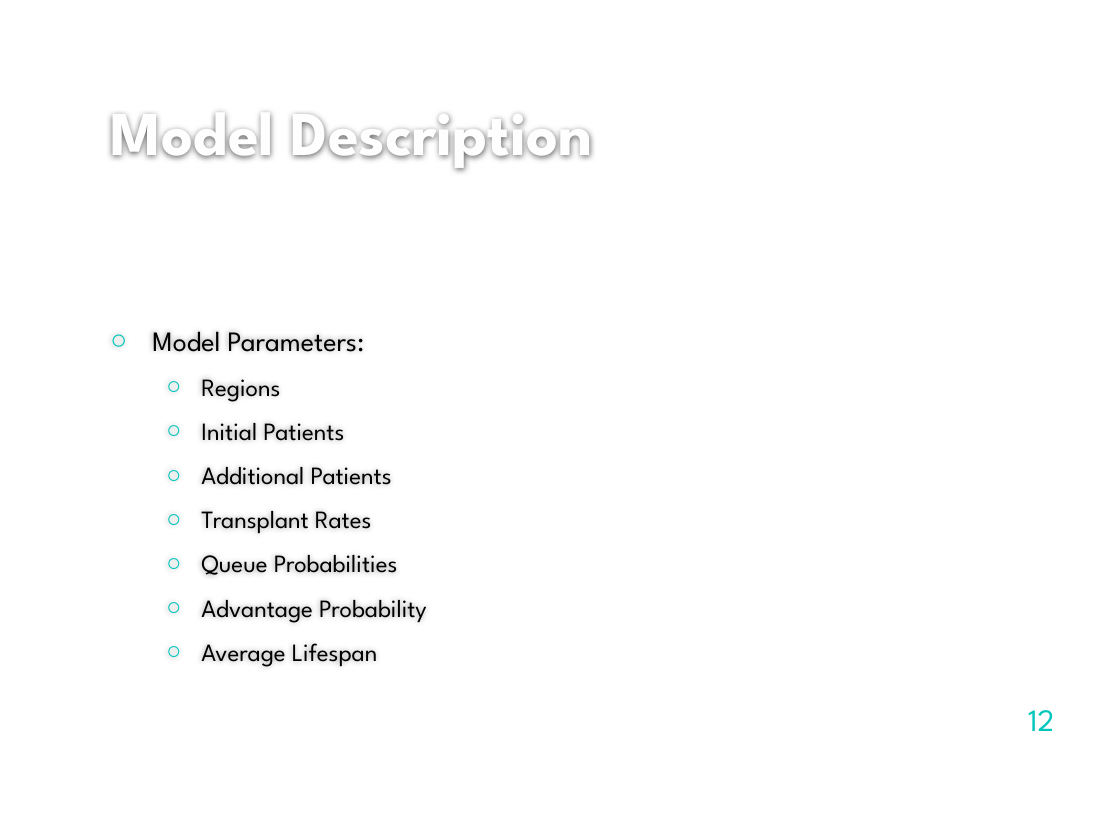
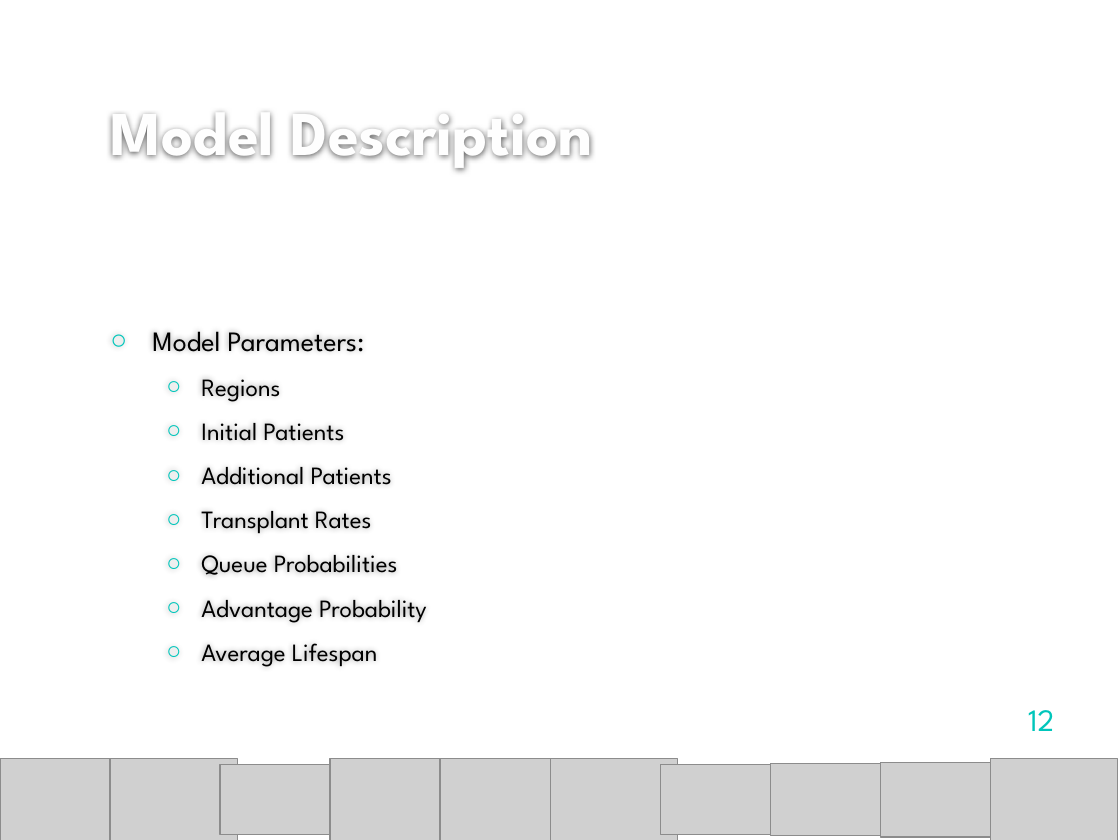
Before and after one commit to ceharvs/waitinglist, a slide deck: slide 12 of Harvey_Presentation.pptx. Drawn at 1120x840 pixels with LibreOffice and Linux fonts; fonts in the diff are those of the drawing; grey boxes stand for pictures; background and template pictures are left out. Boxes give left, top, right and bottom in pixels: in the first picture for what was removed or moved away, otherwise in the second. Text is boxed around its words. In the diff, an @@ line names an element or a change of style, - is before the commit and + after.

```diff
--- a/Harvey_Presentation.pptx
+++ b/Harvey_Presentation.pptx
@@ group added at [0,758,1118,840]: 10 pictures @@
```
Also in this commit, not shown: 4 other slides changed, 1 slide added, 1 other file.
